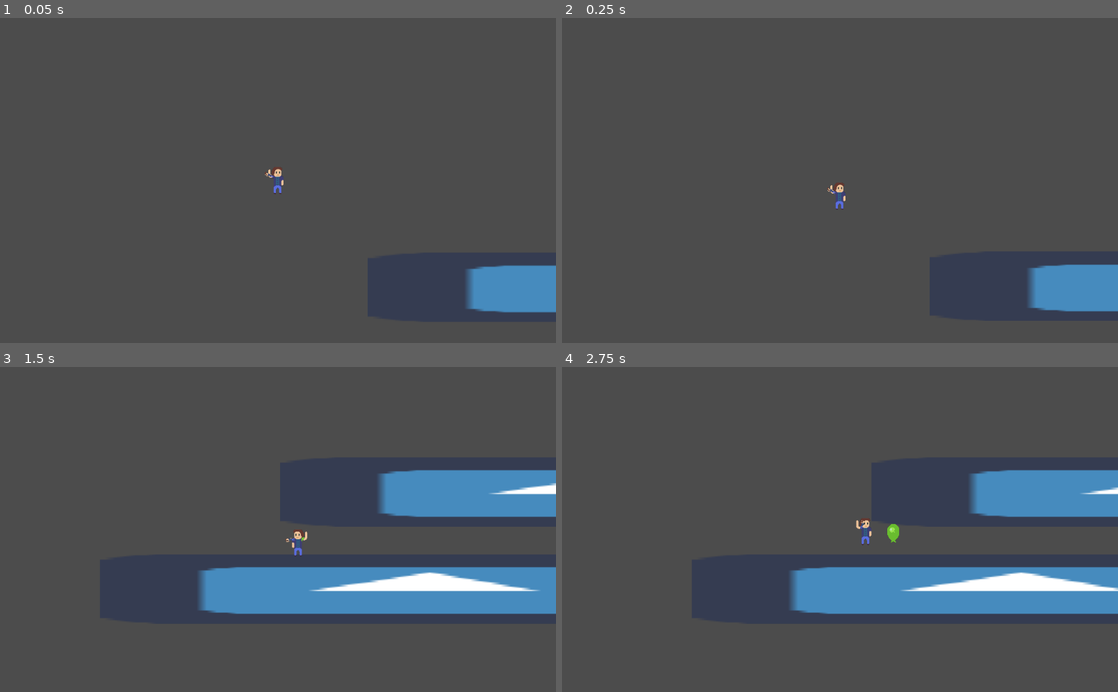
Above: before the commit, frames 1-4 (two rows, left to right).
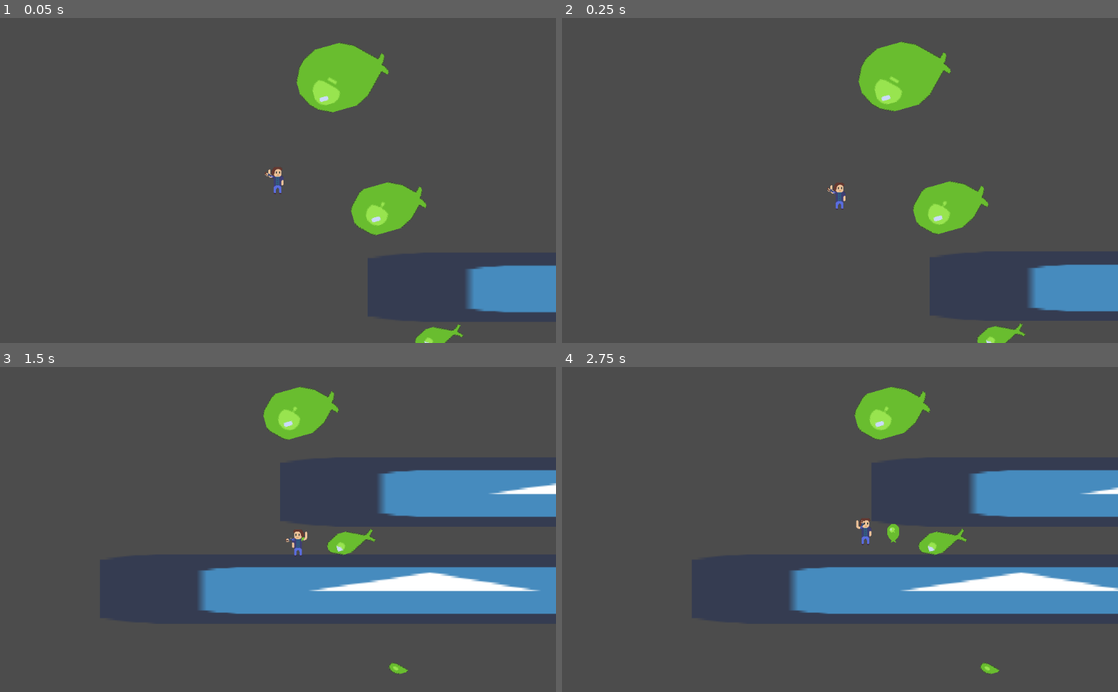
Above: after the commit, the same moments.

Repository: LeandreLPP/BalloonDumDare
Game: Godot game, scene res://Scenes/TestScene.tscn
Two runs of this game, one before a commit and one after it. Both use one fixed random seed, a clock stepped at 60 frames per second and the inputs below. This scene is started directly instead of the project's main scene. The engine's default icon, where the game draws it, is replaced by a stand-in: a white triangle on a blue panel in a dark square. Sound files missing from this copy of the repository are replaced by a short silence.
Inputs (mouse positions are in pixels of both pictures, inside the frame that each line leads up to):
- Up to frame 1 (0.05 s): no input
- Up to frame 2 (0.25 s): no input
- Up to frame 3 (1.5 s): move the mouse to (400, 513) at 0.52 s; hold Right (move_right) 0.53-1.28 s; right-click (400, 513) at 0.6 s; tap Space (jump) at 0.77 s; move the mouse to (166, 545) at 1.27 s; hold Left (move_left) from 1.28 s (still down); tap E (inflate) at 1.35 s
- Up to frame 4 (2.75 s): tap Space (jump) at 1.52 s; move the mouse to (895, 458) at 2.02 s; release Left (move_left) at 2.03 s; hold Right (move_right) from 2.03 s (still down); click (895, 458) at 2.1 s

The runs differ from the first frame. In frame 1, 4.3% of the frame differs, in the area x 53-84%, y 7-100%; in frame 2, 4.3%; in frame 3, 2.0%; in frame 4, 2.0%.

Commit message:
Added pressure plate and balloon switch

Diff:
--- /dev/null
+++ b/Prefabs/BalloonSwitch.gd
@@ -0,0 +1,16 @@
+extends Area2D
+
+export (bool) var RESETABLE = false
+
+signal switched(on)
+
+var on = false
+
+func _on_BalloonSwitch_body_entered(body):
+	print("body entered" + self.get_path_to(body))
+	var p = self.get_path_to(body)
+	p = p.get_name(p.get_name_count() - 1)
+	if p == "Balloon" or p.begins_with("@Balloon@"):
+		if not on or RESETABLE :
+			on = !on
+			emit_signal("switched", on)
--- /dev/null
+++ b/Prefabs/BalloonSwitch.tscn
@@ -0,0 +1,31 @@
+[gd_scene load_steps=4 format=2]
+
+[ext_resource path="res://Prefabs/BalloonSwitch.gd" type="Script" id=1]
+[ext_resource path="res://Art/Sprites/balloon_animation.png" type="Texture" id=2]
+
+[sub_resource type="RectangleShape2D" id=1]
+
+custom_solver_bias = 0.0
+extents = Vector2( 310.621, 50.4758 )
+
+[node name="BalloonSwitch" type="Area2D"]
+
+input_pickable = true
+gravity_vec = Vector2( 0, 1 )
+gravity = 98.0
+linear_damp = 0.1
+angular_damp = 1.0
+audio_bus_override = false
+audio_bus_name = "Master"
+script = ExtResource( 1 )
+RESETABLE = false
+
+[node name="CollisionShape2D" type="CollisionShape2D" parent="." index="0"]
+
+shape = SubResource( 1 )
+
+[node name="Sprite" type="Sprite" parent="." index="1"]
+
+texture = ExtResource( 2 )
+
+[connection signal="body_entered" from="." to="." method="_on_BalloonSwitch_body_entered"]
--- /dev/null
+++ b/Prefabs/PressurePlate.gd
@@ -0,0 +1,14 @@
+extends Area2D
+
+signal pressed
+signal released
+
+func _on_PressurePlate_body_entered(body):
+	var p = self.get_path_to(body)
+	if p.get_name(p.get_name_count() - 1) == "Player":
+		emit_signal("pressed")
+
+func _on_PressurePlate_body_exited(body):
+	var p = self.get_path_to(body)
+	if p.get_name(p.get_name_count() - 1) == "Player":
+		emit_signal("released")
--- /dev/null
+++ b/Prefabs/PressurePlate.tscn
@@ -0,0 +1,33 @@
+[gd_scene load_steps=4 format=2]
+
+[ext_resource path="res://Prefabs/PressurePlate.gd" type="Script" id=1]
+[ext_resource path="res://Art/Sprites/tileset_grass.png" type="Texture" id=2]
+
+[sub_resource type="RectangleShape2D" id=1]
+
+custom_solver_bias = 0.0
+extents = Vector2( 91.6179, 94.0055 )
+
+[node name="PressurePlate" type="Area2D"]
+
+input_pickable = true
+gravity_vec = Vector2( 0, 1 )
+gravity = 98.0
+linear_damp = 0.1
+angular_damp = 1.0
+audio_bus_override = false
+audio_bus_name = "Master"
+script = ExtResource( 1 )
+
+[node name="CollisionShape2D" type="CollisionShape2D" parent="." index="0"]
+
+shape = SubResource( 1 )
+
+[node name="Sprite" type="Sprite" parent="." index="1"]
+
+position = Vector2( 33.3112, 29.6099 )
+texture = ExtResource( 2 )
+
+[connection signal="body_entered" from="." to="." method="_on_PressurePlate_body_entered"]
+
+[connection signal="body_exited" from="." to="." method="_on_PressurePlate_body_exited"]
--- a/Prefabs/Rope.gd
+++ b/Prefabs/Rope.gd
@@ -10,5 +10,5 @@
 			add_point(pos_point)
 		else:
 			set_point_position(1, pos_point)
-	else:
+	elif get_point_count() >= 2:
 		remove_point(1)
--- /dev/null
+++ b/Scenes/TestScene.gd
@@ -0,0 +1,5 @@
+extends Node
+
+func _on_BalloonSwitch_switched(on):
+	print("Switched " + str(on))
+	$"BalloonSwitch/Sprite".flip_h = on
--- a/Scenes/TestScene.tscn
+++ b/Scenes/TestScene.tscn
@@ -1,8 +1,10 @@
-[gd_scene load_steps=5 format=2]
+[gd_scene load_steps=7 format=2]
 
-[ext_resource path="res://Prefabs/Plateforme.tscn" type="PackedScene" id=1]
-[ext_resource path="res://icon.png" type="Texture" id=2]
-[ext_resource path="res://Prefabs/Player.tscn" type="PackedScene" id=3]
+[ext_resource path="res://Scenes/TestScene.gd" type="Script" id=1]
+[ext_resource path="res://Prefabs/Plateforme.tscn" type="PackedScene" id=2]
+[ext_resource path="res://icon.png" type="Texture" id=3]
+[ext_resource path="res://Prefabs/Player.tscn" type="PackedScene" id=4]
+[ext_resource path="res://Prefabs/BalloonSwitch.tscn" type="PackedScene" id=5]
 
 [sub_resource type="RectangleShape2D" id=1]
 
@@ -11,7 +13,9 @@
 
 [node name="TestScene" type="Node" index="0"]
 
-[node name="Plateforme" parent="." index="0" instance=ExtResource( 1 )]
+script = ExtResource( 1 )
+
+[node name="Plateforme" parent="." index="0" instance=ExtResource( 2 )]
 
 [node name="Plateforme2" type="StaticBody2D" parent="." index="1"]
 
@@ -32,12 +36,20 @@
 
 position = Vector2( -1.18503, 1 )
 scale = Vector2( 9.33797, 1 )
-texture = ExtResource( 2 )
+texture = ExtResource( 3 )
 
 [node name="CollisionShape2D" type="CollisionShape2D" parent="Plateforme2" index="1"]
 
 shape = SubResource( 1 )
 
-[node name="Player" parent="." index="2" instance=ExtResource( 3 )]
+[node name="Player" parent="." index="2" instance=ExtResource( 4 )]
 
 position = Vector2( 477.672, 349.068 )
+
+[node name="BalloonSwitch" parent="." index="3" instance=ExtResource( 5 )]
+
+position = Vector2( 565.254, 375.329 )
+rotation = -1.84599
+RESETABLE = true
+
+[connection signal="switched" from="BalloonSwitch" to="." method="_on_BalloonSwitch_switched"]
